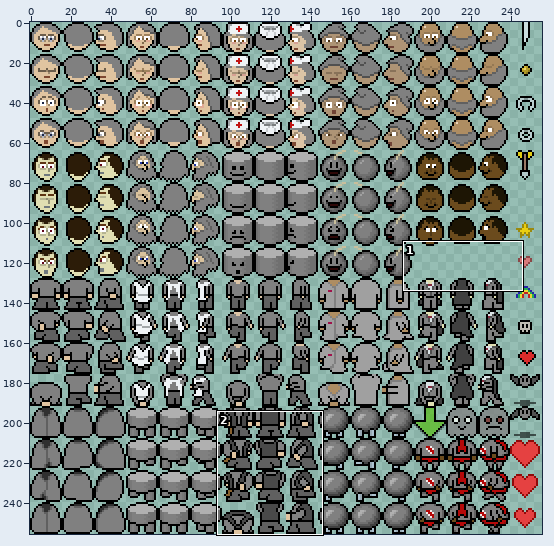
Edited in one commit: sprite sheet (src/data/tilesheet/003-hero.png). Above: a wide view before the commit, with the close-up outlined.
Close-up. Earlier state:
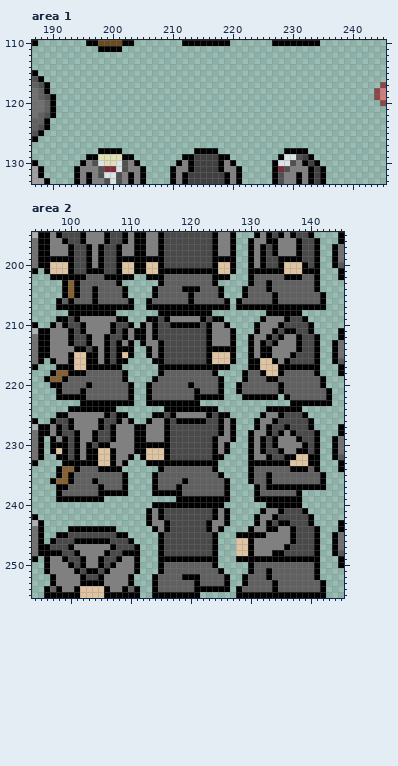
The file is 256x256 pixels. Colours within 5 levels of each other are drawn and written as one. Shown: area 1: x 187..245, y 110..133; area 2: x 94..145, y 195..255.
New version:
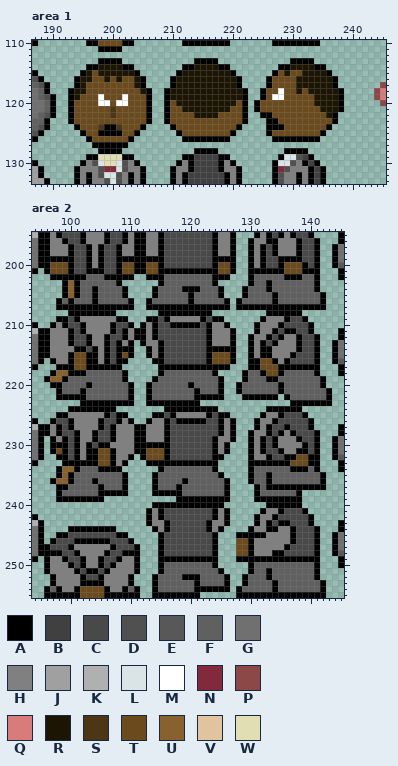
Palette (. is transparent): A #000000  B #404040  C #494949  D #505050  E #585858  F #606060  G #707070  H #808080  J #a0a0a0  K #b0b0b0  L #dae3e5  M #ffffff  N #82293c  P #8c4747  Q #d77b7b  R #1d1504  S #4d3615  T #6b4b1d  U #88612f  V #e0c4a0  W #e0deb2
From old to new:
Area 1:
y 113: x 198..201 .... -> AAAA; x 214..217 .... -> AAAA; x 230..233 .... -> AAAA
y 114: x 196..203 ........ -> AARRRRAA; x 212..219 ........ -> AARRRRAA; x 228..235 ........ -> AARRRRAA
y 115: x 195..204 .......... -> ARTRRRRRRA; x 211..220 .......... -> ARRRRRRRRA; x 227..236 .......... -> ATRTTRRRRA
y 116: x 194..205 ............ -> ARRTTRTRTTRA; x 210..221 ............ -> ARRRRRRRRRRA; x 226..237 ............ -> ATTTTRRRRRRA
y 117: x 194..205 ............ -> ARTTTTTTTTRA; x 210..221 ............ -> ARRRRRRRRRRA; x 226..237 ............ -> ATTTTRRRRRRA
y 118: x 193..206 .............. -> ARRTTTTTTTTTRA; x 209..222 .............. -> ARRRRRRRRRRRRA; x 225..238 .............. -> ATTMTTRTRRRRRA
y 119: x 193..206 .............. -> ARTTTMTTTMTTTA; x 209..222 .............. -> ARRRRRRRRRRRRA; x 225..238 .............. -> ATMMTTTTTRRRRA
y 120: x 193..206 .............. -> ATTTTMMTMMTTTA; x 209..222 .............. -> ATRRRRRRRRRRTA; x 224..238 ............... -> ATTTTTTTTTRRRRA
y 121: x 193..206 .............. -> ATTTTTTSTTTTTA; x 209..222 .............. -> ATTRRRRRRRRTTA; x 224..238 ............... -> ATTTTTTTTTTRRRA
y 122: x 193..206 .............. -> ATTTTTTSTTTTTA; x 209..222 .............. -> ATTTTRRRRTTTTA; x 225..237 ............. -> AATTTTTTTTTRA
y 123: x 193..206 .............. -> ATTTTTTTTTTTTA; x 209..222 .............. -> ATTTTTTTTTTTTA; x 226..237 ............ -> AATTTTTTTTTA
y 124: x 194..205 ............ -> ATTTSAASTTTA; x 210..221 ............ -> ATTTTTTTTTTA; x 226..236 ........... -> AAATTTTTTTA
y 125: x 195..204 .......... -> ATTAAAATTA; x 211..220 .......... -> ATTTTTTTTA; x 226..235 .......... -> ATTTTTTTTA
y 126: x 196..203 ........ -> ATTTTTTA; x 212..219 ........ -> AAAAAAAA; x 227..234 ........ -> AAAAAAAA
y 127: x 197..202 ...... -> AAAAAA
Area 2:
y 200..201: x 97..99 VVV -> TTT; x 109..110 VV -> TT; x 113..114 VV -> TT; x 125..126 VV -> TT; x 136..138 VVV -> TTT
y 215: x 101..102 VV -> TT; x 109 V -> T; x 124..126 VVV -> TTT
y 216: x 101..102 VV -> TT; x 124..126 VVV -> TTT; x 132..133 VV -> TT
y 217: x 101..102 VV -> TT; x 132..134 VVV -> TTT
y 218: x 133..134 VV -> TT
y 231: x 98 V -> T; x 105..106 VV -> TT; x 113..115 VVV -> TTT
y 232: x 105..106 VV -> TT; x 113..115 VVV -> TTT; x 138..139 VV -> TT
y 233: x 105..106 VV -> TT; x 137..139 VVV -> TTT
y 246..248: x 128..129 VV -> TT
y 254..255: x 102..105 VVVV -> TTTT
